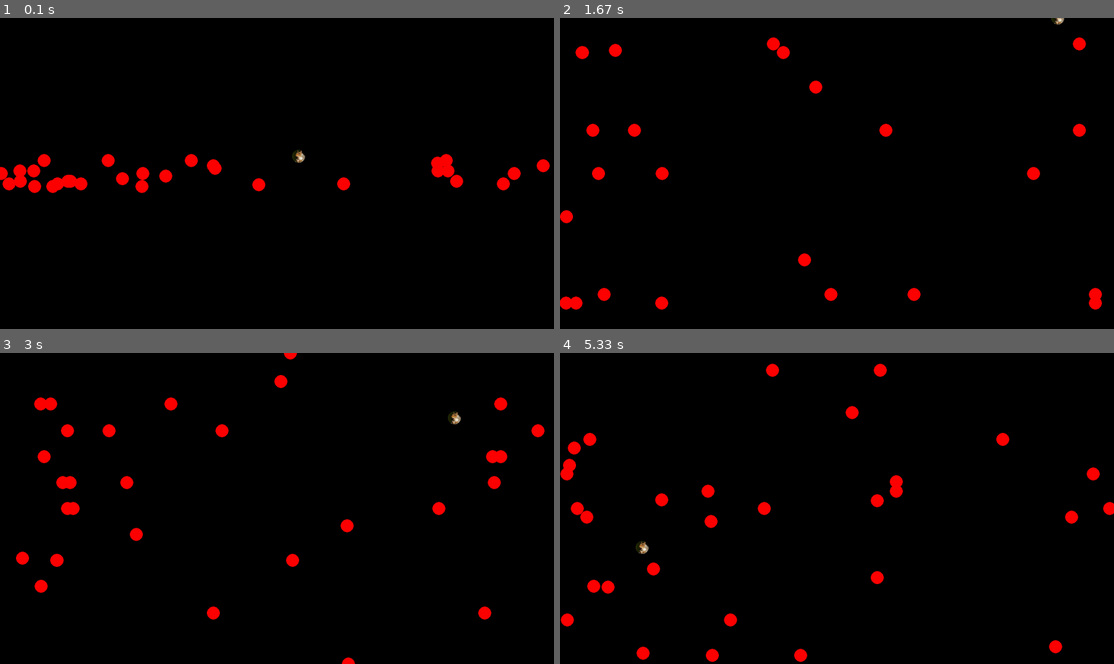
Above: before the commit, frames 1-4 (two rows, left to right).
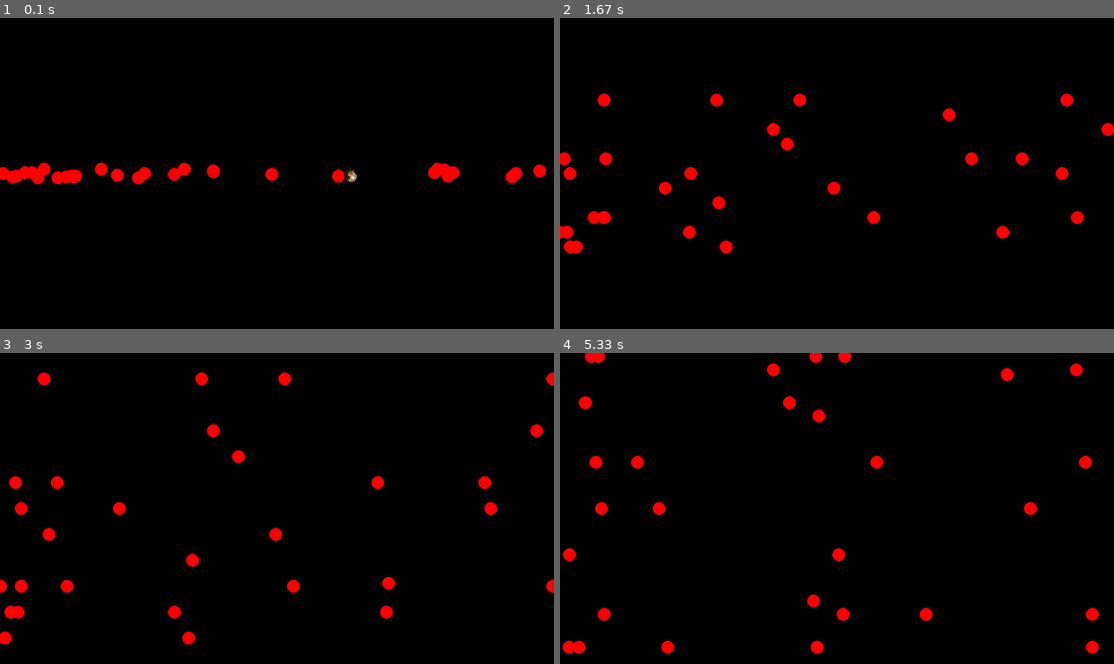
Above: after the commit, the same moments.

Repository: PyroRay/Python-Pygame-Stuff
Game: pygame game, started from Pygame Excersizes/ObjectGame/BallClass.py
Same seed, same stepped clock (60 frames per second), same inputs: the game is played once before the commit and once after it.
Inputs:
- Up to frame 1 (0.1 s): no input
- Up to frame 2 (1.67 s): hold D 0.33-0.8 s; hold W 0.83-1.13 s; hold D 1.17-1.63 s
- Up to frame 3 (3 s): hold A 1.67-2.2 s; hold S 2.23-2.53 s; hold A 2.57-2.97 s
- Up to frame 4 (5.33 s): no input

The runs differ from the first frame. In frame 1, 2.4% of the frame differs, in the area x 0-100%, y 42-57%; in frame 2, 4.1%; in frame 3, 4.1%; in frame 4, 4.6%, in the area x 0-100%, y 0-100%.

Commit message:
Angle Experimentation

Diff:
--- a/Pygame Excersizes/ObjectGame/BallClass.py
+++ b/Pygame Excersizes/ObjectGame/BallClass.py
@@ -1,7 +1,7 @@
-
 #region Imports
 import pygame, sys, random, math
 from pygame.locals import *
+from pygame.math import Vector2
 pygame.init()
 #endregion
 
@@ -24,20 +24,20 @@
 
 #region Classes
 
-class vector:
-    def __init__(self, x, y):
-        self.x = x
-        self.y = y
-
-    def magnitude(self):
-        return math.sqrt(x**2 + y**2)
+# class vector:
+#     def __init__(self, x, y):
+#         self.x = x
+#         self.y = y
+
+#     def magnitude(self):
+#         return math.sqrt(x**2 + y**2)
 
 class robot:
     def __init__(self, speed, colorset, xset, yset, dirx=0, diry=0):
         self.image = pygame.image.load('squirrel.png')
         self.radius = 15 #basically the size
         self.set(speed,colorset,xset,yset)
-        self.direction = vector(dirx, diry)
+        self.direction = Vector2(dirx, diry)
         self.speed = speed
 
     def setdirection(self,dirx=None,diry=None):
@@ -49,6 +49,7 @@
     def move(self, dirx=None, diry=None):
         if(dirx == None):
             self.x += self.direction.x
+
         else:
             self.x += dirx
         if(diry == None):
@@ -57,14 +58,14 @@
             self.y += diry
 
     def draw(self):
-        pygame.draw.circle(windowSurfaceObj, (self.color), (self.x, self.y), self.radius)
+        pygame.draw.circle(windowSurfaceObj, (self.color), (int(self.x), int(self.y)), self.radius)
 
     def set(self, speed, colorset, xset, yset,dirx=0,diry=0):
         self.speed = speed
         self.color = colorset
         self.x = xset
         self.y = yset
-        self.direction = vector(dirx,diry)
+        self.direction = Vector2(dirx,diry)
 
     def setXY(self, xset, yset):
         self.set(self.color, xset, yset)
@@ -122,25 +123,31 @@
     #region Player Direction
 
     if up_pressed:
-        playerbot.move(0,-playerbot.speed)
+        playerbot.setdirection(None ,playerbot.direction.y - playerbot.speed)
+        #playerbot.move(0,-playerbot.speed)
     if down_pressed:
-        playerbot.move(0,playerbot.speed)
+        playerbot.setdirection(None ,playerbot.direction.y + playerbot.speed)
+        #playerbot.move(0,playerbot.speed)
     if left_pressed:
-        playerbot.move(-playerbot.speed,0)
+        playerbot.setdirection(playerbot.direction.x - playerbot.speed,None)
+        #playerbot.move(-playerbot.speed,0)
     if right_pressed:
-        playerbot.move(playerbot.speed,0)
-    if playerbot.x < 0:
-        right_pressed = True
-        left_pressed = False
-    if playerbot.x > screendim[0]:
-        right_pressed = False
-        left_pressed = True
-    if playerbot.y < 0:
-        up_pressed = False
-        down_pressed = True
-    if playerbot.y > screendim[1]:
-        up_pressed = True
-        down_pressed = False
+        playerbot.setdirection(playerbot.direction.x + playerbot.speed,None)
+        #playerbot.move(playerbot.speed,0)
+    if playerbot.x < 0 or playerbot.x > screendim[0]:
+        playerbot.setdirection(-playerbot.direction.x,None)
+        #right_pressed = True
+        #left_pressed = False
+    #if playerbot.x > screendim[0]:
+        #right_pressed = False
+        #left_pressed = True
+    if playerbot.y < 0 or playerbot.y > screendim[1]:
+        playerbot.setdirection(None,-playerbot.direction.y)
+        #up_pressed = False
+        #down_pressed = True
+    #if playerbot.y > screendim[1]:
+        #up_pressed = True
+        #down_pressed = False
 
     #endregion
 
@@ -158,25 +165,38 @@
         if(robots[i].y >= screendim[1] + 2*(delay)):
             robots[i].y = 0 - delay
         #region collision
-        if math.sqrt(abs(robots[i].x - playerbot.x)**2 + abs(robots[i].y - playerbot.y)**2) < (playerbot.radius + robots[i].radius):
-            if robots[i].x > playerbot.x:
-                robots[i].setdirection(robots[i].speed)
-                right_pressed = False
-                left_pressed = True
-            elif robots[i].x < playerbot.x:
-                robots[i].setdirection(-robots[i].speed)
-                right_pressed = True
-                left_pressed = False
-
-            if robots[i].y > playerbot.y:
-                robots[i].setdirection(None, robots[i].speed)
-                down_pressed = False
-                up_pressed = True
-            elif robots[i].y < playerbot.y:
-                robots[i].setdirection(None, -robots[i].speed)
-                down_pressed = True
-                up_pressed = False
+        impact = Vector2((playerbot.x- robots[i].x),(playerbot.y-robots[i].y)) # the vector pointing from bad ball to player
+        if impact.magnitude() <= (playerbot.radius + robots[i].radius): # then, we have impact
+            # new direction vector for player = ndir_player
+            # ndir_player = dir_player + magnitude(dir_enemy)*cosɵ*impact_unit
+            impact_unit = impact / impact.magnitude()
+            cosTheta = robots[i].direction.dot(impact_unit) / robots[i].direction.magnitude()
+            playerbot.direction = playerbot.direction +robots[i].direction.magnitude()*cosTheta*impact_unit
+            robots[i].direction = robots[i].direction + playerbot.direction.magnitude()*cosTheta*(-impact_unit)
+            up_pressed = False
+            left_pressed = False
+            right_pressed = False
+            down_pressed = False
+            # if robots[i].x > playerbot.x: # bad ball is to the right of player
+            #     robots[i].setdirection(robots[i].speed)
+            #     right_pressed = False
+            #     left_pressed = True
+            # elif robots[i].x < playerbot.x:
+            #     robots[i].setdirection(-robots[i].speed)
+            #     right_pressed = True
+            #     left_pressed = False
+
+            # if robots[i].y > playerbot.y:
+            #     robots[i].setdirection(None, robots[i].speed)
+            #     down_pressed = False
+            #     up_pressed = True
+            # elif robots[i].y < playerbot.y:
+            #     robots[i].setdirection(None, -robots[i].speed)
+            #     down_pressed = True
+            #     up_pressed = False
         #endregion
+
+        playerbot.move()
         robots[i].move()
         robots[i].draw()
     #endregion
@@ -190,7 +210,7 @@
     #region Ticks
     timer += 1
     pygame.display.update()
-    fpsClock.tick(60)
-    #endregion
-
-#endregion
+    fpsClock.tick(20)
+    #endregion
+
+#endregion
